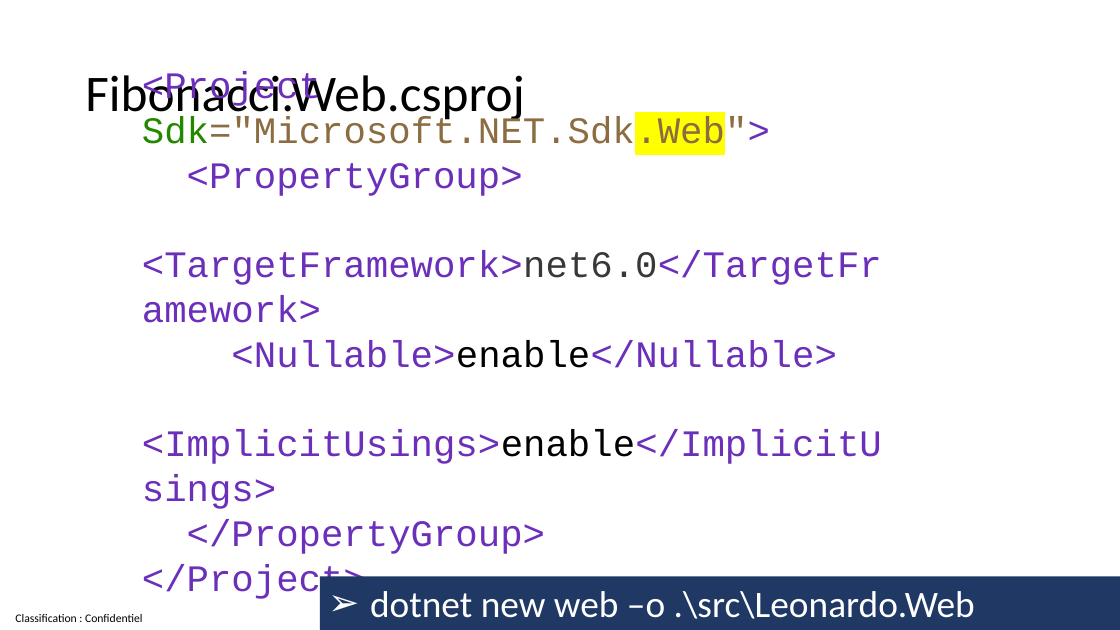
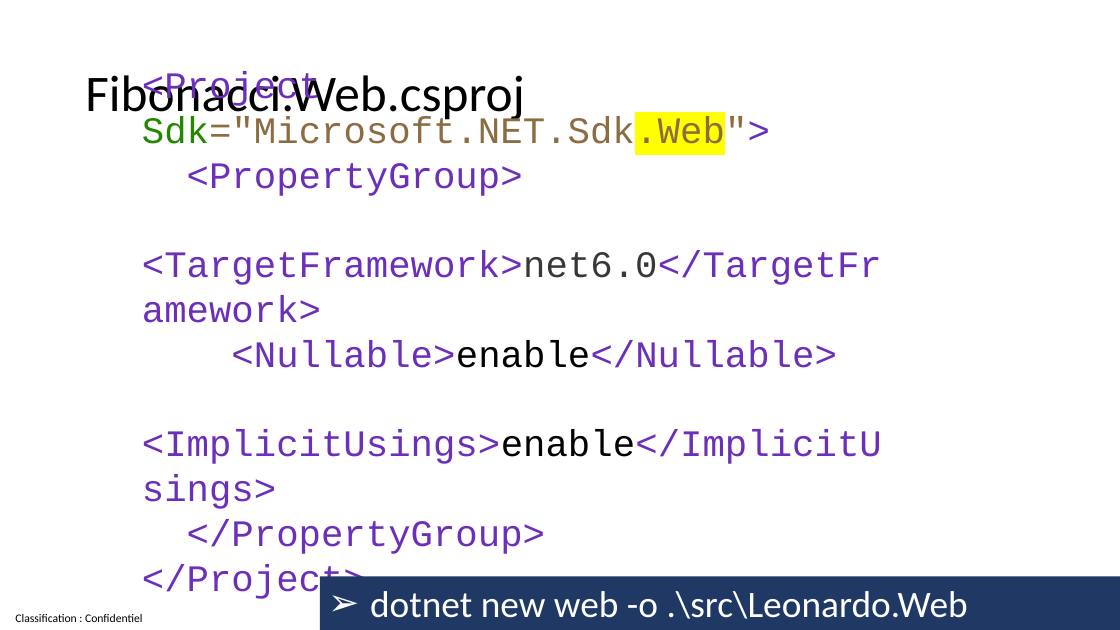
Before and after one commit to guillaume-chervet/course.dotnet, a slide deck: slide 106 of documentations/dotnet6.pptx. Drawn at 1120x630 pixels with LibreOffice and Linux fonts; fonts in the diff are those of the drawing. Boxes give left, top, right and bottom in pixels: in the first picture for what was removed or moved away, otherwise in the second. Text is boxed around its words. In the diff, an @@ line names an element or a change of style, - is before the commit and + after.

```diff
--- a/documentations/dotnet6.pptx
+++ b/documentations/dotnet6.pptx
@@ text in rectangle at (370, 591, 968, 619): text changed @@
-➢ dotnet new web –o .\src\Leonardo.Web
+➢ dotnet new web -o .\src\Leonardo.Web
```
Also in this commit, not shown: 4 other slides changed.
